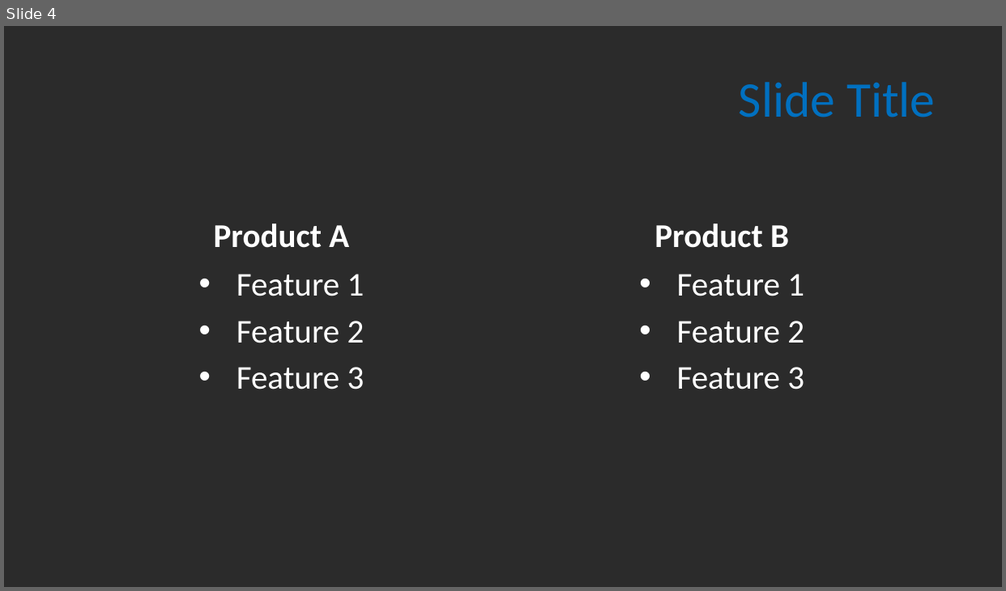
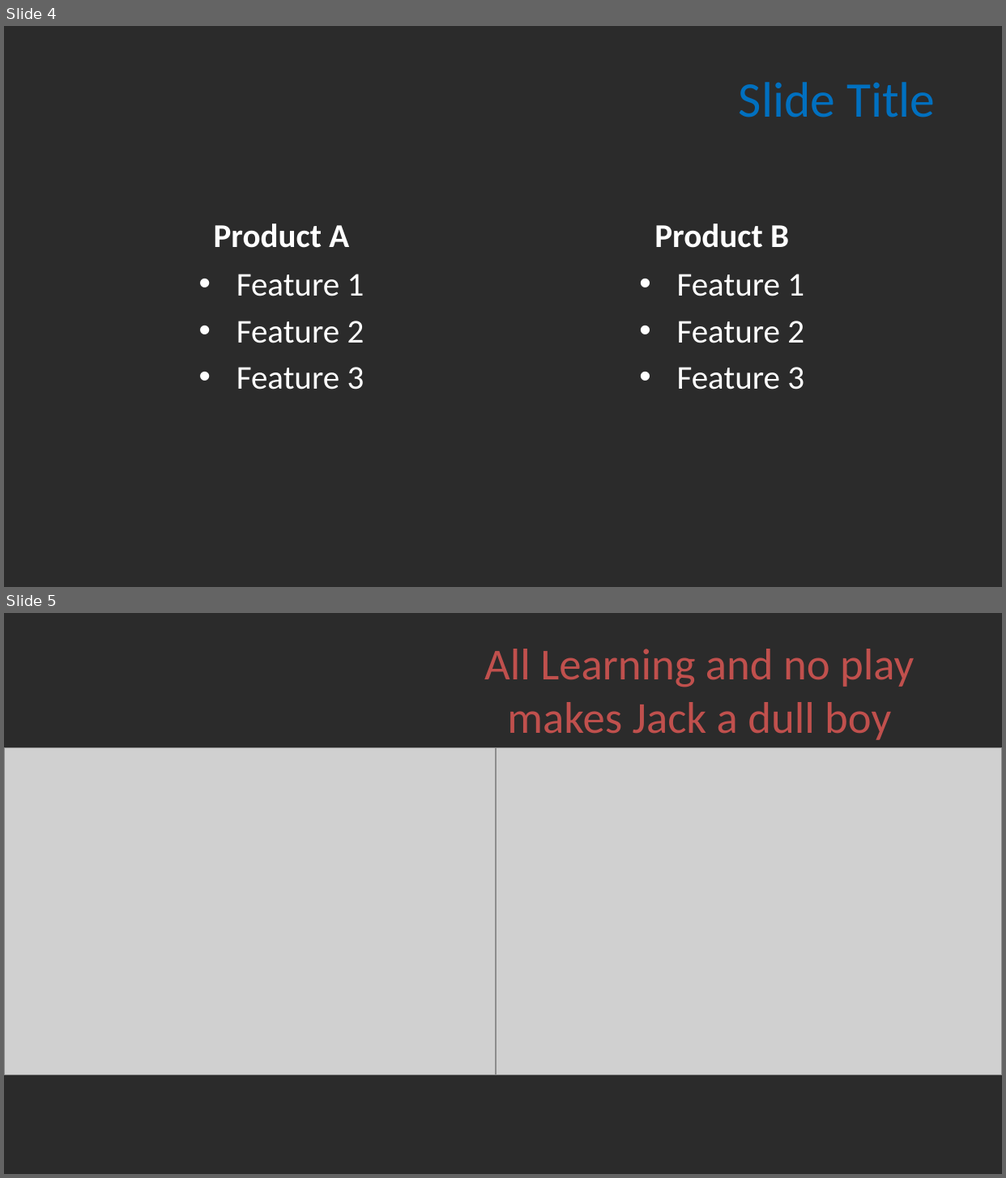
Before and after one commit to JASTYN/STM, a slide deck: moringa.pptx. Shown one above the other, each under a label of ours: slide 4 before the commit, slides 4 and 5 after it. The pictures are 1006x591 and 1006x1178 pixels, drawn with LibreOffice and Linux fonts; fonts in the diff are those of the drawing; grey boxes stand for pictures; background and template pictures are left out; a plain dark background stands for a picture behind light text. Boxes give left, top, right and bottom in pixels: in the first picture for what was removed or moved away, otherwise in the second. Text is boxed around its words. In the diff, an @@ line names an element or a change of style, - is before the commit and + after.

```diff
--- a/moringa.pptx
+++ b/moringa.pptx
@@ slide 5 added at [4, 613, 1002, 1174], background picture (left out) @@
@@ text added at [484, 649, 914, 740], 32 pt, text #C0504D @@
+All Learning and no play makes Jack a dull boy
@@ picture added at [4, 747, 507, 1075] @@
@@ picture added at [496, 747, 1002, 1075] @@
```
Also in this commit, not shown: 2 slides changed, 1 other slide added, 2 slides removed, 1 other file.
